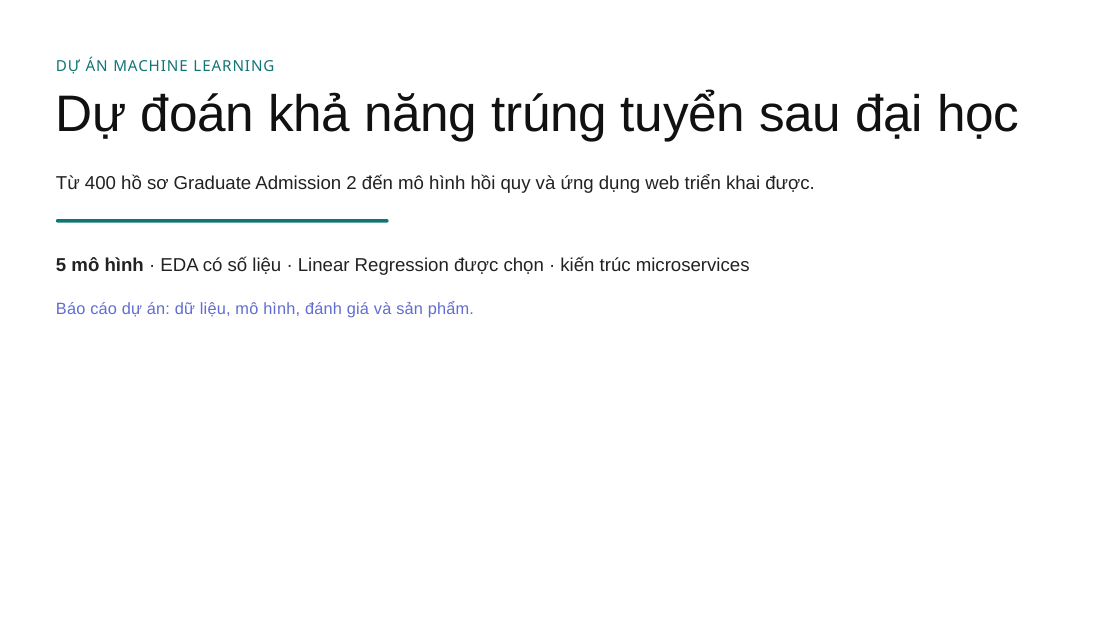
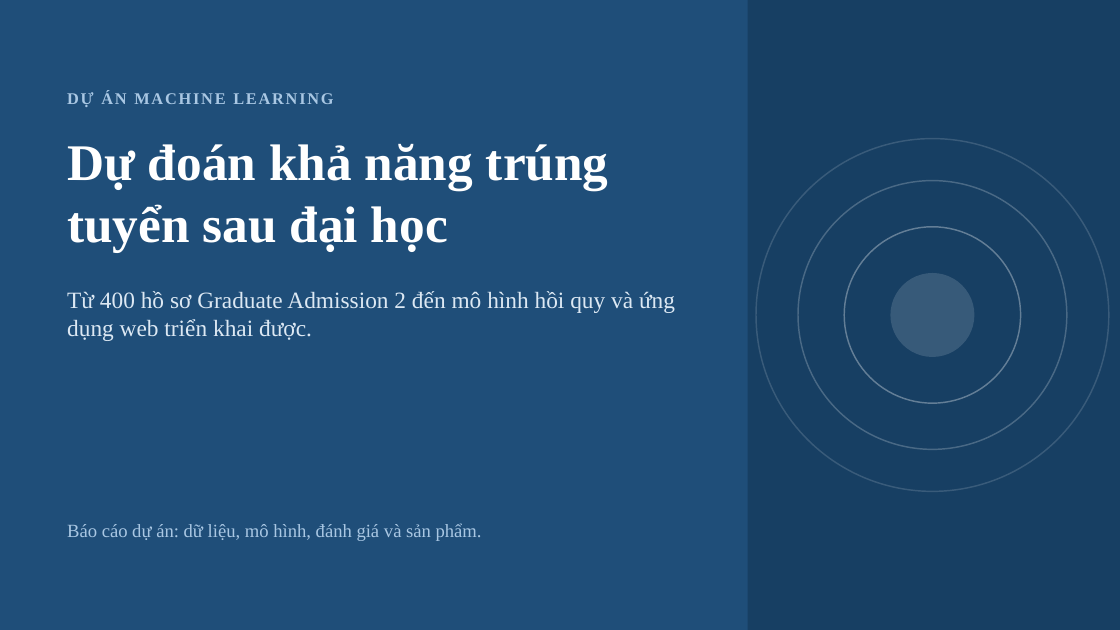
Before and after one commit to hiudz377/02_10123298_10123135_DuDoanKhaNangTrungTuyenSauDaiHoc, a slide deck: slide 1 of docs/slide.pptx. Drawn at 1120x630 pixels with LibreOffice and Linux fonts; fonts in the diff are those of the drawing; background and template pictures are left out. Boxes give left, top, right and bottom in pixels: in the first picture for what was removed or moved away, otherwise in the second. Text is boxed around its words. In the diff, an @@ line names an element or a change of style, - is before the commit and + after.

```diff
--- a/docs/slide.pptx
+++ b/docs/slide.pptx
@@ rectangle added at <box>0,0,1120,630</box>, fill #1F4E79 @@
@@ rectangle added at <box>748,0,1120,630</box>, fill #173F63 @@
@@ text "DỰ ÁN MACHINE LEARNING": place and size @@
-text "DỰ ÁN MACHINE LEARNING" at <box>56,57,274,74</box>
+text "DỰ ÁN MACHINE LEARNING" at <box>67,91,333,107</box>
@@ text "DỰ ÁN MACHINE LEARNING" at <box>67,91,333,107</box>: size 13 to 14 pt, font Noto Sans to Times New Roman, text colour #117575 to #A9C7E3, letter spacing 0.8 to 1.5 pt, bold on @@
@@ text "Dự đoán khả năng trúng ...": place and size @@
-text "Dự đoán khả năng trúng ..." at <box>56,90,1019,141</box>
+text "Dự đoán khả năng trúng ..." at <box>67,144,609,253</box>
@@ text "Dự đoán khả năng trúng ..." at <box>67,144,609,253</box>: font Arial to Times New Roman, text colour #111111 to #FFFFFF, letter spacing -0.2 to 0 pt, bold on; line spacing 0.96 to 1 @@
@@ ellipse added at <box>756,139,1109,492</box>, outline #FFFFFF 1.25 pt @@
@@ ellipse added at <box>798,181,1067,450</box>, outline #FFFFFF 1.25 pt @@
@@ rounded rectangle removed at <box>56,219,389,223</box> @@
@@ ellipse added at <box>844,227,1021,403</box>, outline #FFFFFF 1.25 pt @@
@@ text removed at <box>56,256,750,275</box> @@
-5 mô hình · EDA có số liệu · Linear Regression được chọn · kiến trúc microservices
@@ text "Từ 400 hồ sơ Graduate ...": place and size @@
-text "Từ 400 hồ sơ Graduate ..." at <box>56,174,815,193</box>
+text "Từ 400 hồ sơ Graduate ..." at <box>67,291,675,341</box>
@@ text "Từ 400 hồ sơ Graduate ..." at <box>67,291,675,341</box>: size 16 to 20 pt, font Arial to Times New Roman, text colour #222222 to #DCE8F3; line spacing 1.17 to 1 @@
@@ ellipse added at <box>891,273,975,357</box>, fill #FFFFFF at 14% opacity @@
@@ text "Báo cáo dự án: dữ ...": place and size @@
-text "Báo cáo dự án: dữ ..." at <box>56,301,474,318</box>
+text "Báo cáo dự án: dữ ..." at <box>67,523,482,541</box>
@@ text "Báo cáo dự án: dữ ..." at <box>67,523,482,541</box>: size 14 to 16 pt, font Arial to Times New Roman, text colour #626DD0 to #A9C7E3, letter spacing 0.1 to 0 pt; line spacing 1.08 to 1 @@
```
Also in this commit, not shown: 22 other slides changed.
